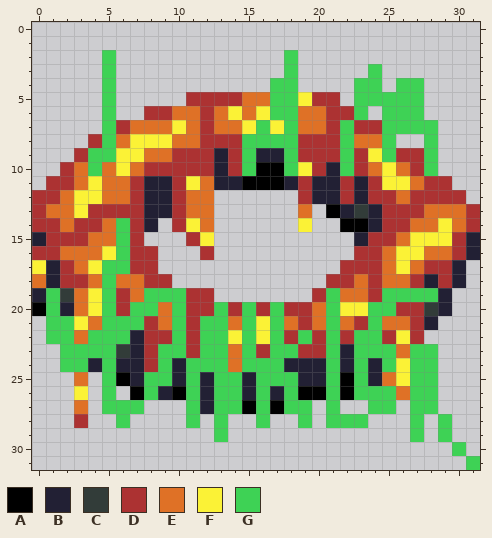
Pixel-art file, stored at Assets/Katrine/Lava donut.aseprite. That is the earlier state.
32x32 pixels, 1 frame.
Visible layers, top first: "Layer 2", "Layer 1".
Palette (. is transparent): A #000000  B #222034  C #323c39  D #ac3232  E #df7126  F #fbf236  G #3ed255
Pixels before, first column x 0:
 2 .....G............G.............
 3 .....G............G.....G.......
 4 .....G...........GG....GG.GG....
 5 .....G.....DDDDEEGGFDD.GGGGG....
 6 .....G..DDEEDEFEFGGEEDDG.GGG....
 7 .....GDEEEFEDEEFGFGEEDGDDGGGG...
 8 ....DGEFFFEEDDDGGGGDDDGEEG..G...
 9 ...DGGFFEEDDDBDGBBGDDDGDFGDDG...
10 ..DEGEFEDDDDDBDGAAGFDBGDEFEDG...
11 .DDEFEEDBBDFEBBAAABDBBDBDFFEDD..
12 DDEFFEEDBBDEE......DBBDBDDEDDDD.
13 DEEFDDDDBBDEE......E.ABCBDDDEEED
14 DDEDDEGDB.DFE......F..AABDDEEFED
15 BDDDEEGD...DF..........BDDEFFFDB
16 DDEEEFGDD...D..........DDEFFEEDB
17 FBDEFGGDD.............DDDEFEDDB.
18 EBDDEGEEDD...........DDEDEEDBDB.
19 BGCEFGDEGGGDD.......DGEEDGGGGB..
20 AGBEFGDGGEGDDGDGDGDDEGFFGGDDCB..
21 .GGFEGGGDEGDGGEGFGEDEGEDGEEDB...
22 .GGEGGGBDDGDGGFGFGDGDGDGGDFD....
23 ..GGGGCBDGGDGGEGDGGDDGBGGGEGG...
24 ..GGBGBBDGBGGGEGGGBBBGBGBGFGG...
25 ...E.GABGGBGBGGBGGGBBGAGBEFGG...
26 ...F.G.AGBAGBGGBGBGAAGAGGGEGG...
27 ...E.GGG...GBGGAGAGG.G..GG.GG...
28 ...D..G....G.G..G..G.GGG...G.G..
29 .............G.............G.G..
30 ..............................G.
31 ...............................G
After the commit:
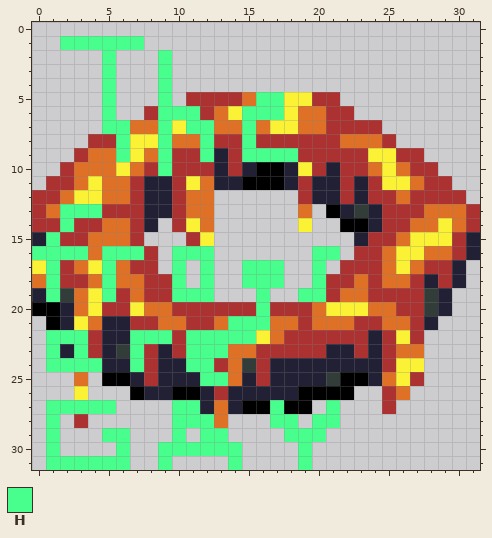
Colours new in this view: H #48ff8e
Diff:
layer "Layer 3" added
layer "Layer 2" now hidden
Changed rows in their new state; - is an unchanged pixel.
first column x 0:
 1 --HHHHHH------------------------
 2 -----H---H--------.-------------
 3 -----H---H--------.-----.-------
 4 -----H---H-------..----..-..----
 5 -----H---H------HHF----.....----
 6 -----H---HHH---HHHF----.-...----
 7 -----HH--H-HH--HE-F---D--....---
 8 -----DH--H--H--HDDD---E--D--.---
 9 ----EEH--H--H--HHHH---D--F--.---
10 ----E----H-----B--B---D-----D---
13 --HHH---------------------------
14 --H---E-------------------------
15 -H----E-------------------------
16 HHHH-HHH--HHH-------HH----------
17 -H---HE---H-H--HHH--H-----------
18 -H---H----H-H--HHH--H-----------
19 -H---H--DDHHH---H--HHD---DDDC---
20 -A---D-FE-D--D-DHD---F--EE------
21 -AB--BBD--E-DEHHHE---E--D-------
22 -HHHDBBHHHDHHHHH-E-D-D-DB-------
23 -HBHDB-H-BDHHH-E-DD--B-DBD-E.---
24 -HHHHB-H-B-HHD-CDB---B-B-D-F.---
25 -----A--DB-BHHE-DBB--C-A---D.---
26 -----.--B--A-DB-B-B--A-..D-..---
27 -HHHHH..--HH-EB-AHAA-H--.D-..---
28 -H----.---HHHE--.HH.HH..---.-.--
29 -H---HH---H-HH----HHH------.-.--
30 -H----H--HHHHHH----H----------.-
31 -HHHHHH--H----H----H-----------.
Where, in picture pixels (left, top, right, bottom), the same in both pictures:
changed: (32, 36, 480, 470)
